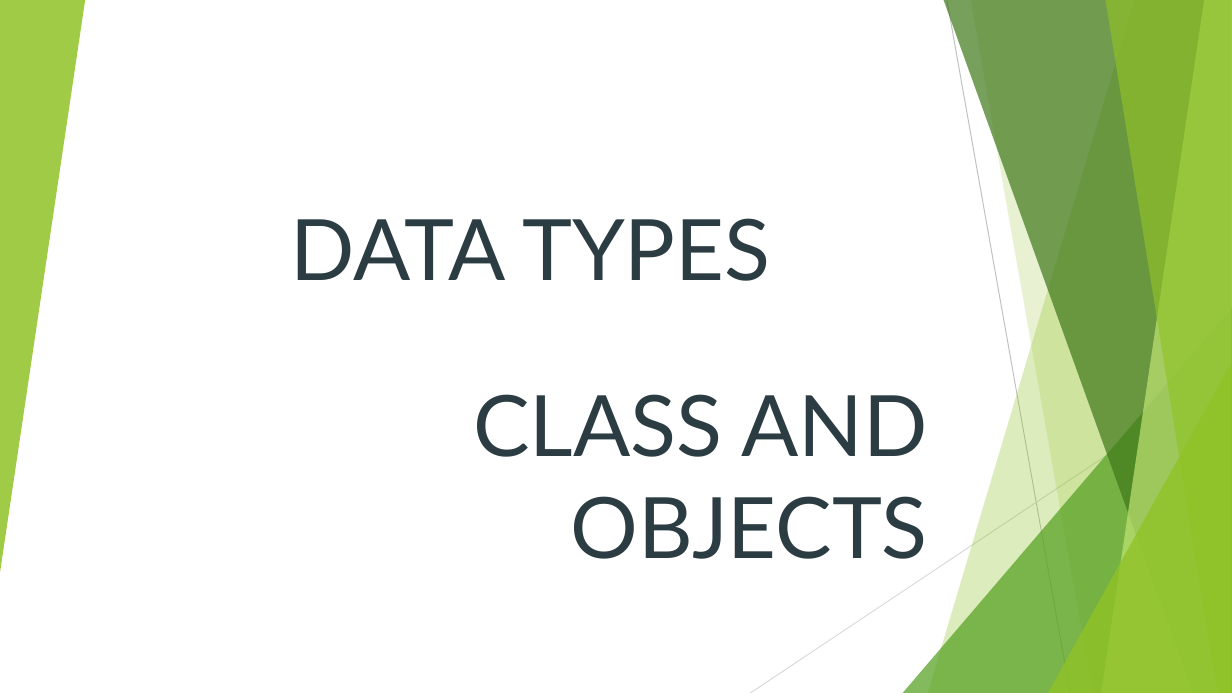
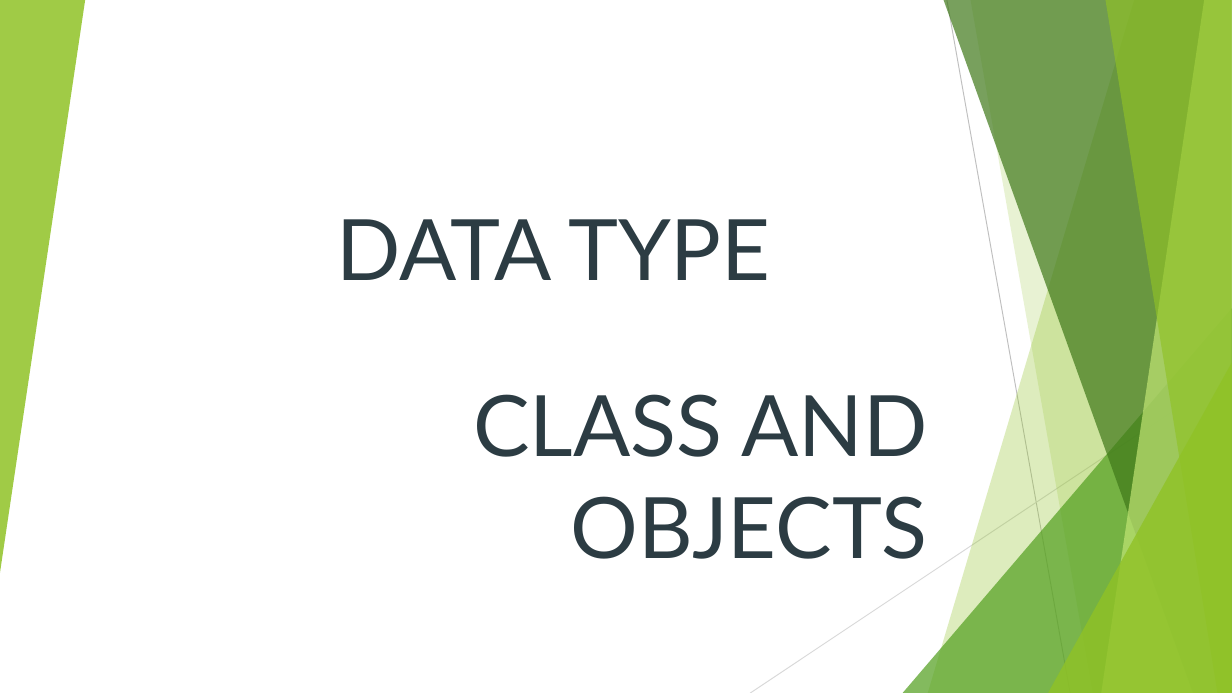
Before and after one commit to shivamsingh7455/DataStructure, a slide deck: slide 1 of Presentation 1.pptx. Drawn at 1232x693 pixels with LibreOffice and Linux fonts; fonts in the diff are those of the drawing. Boxes give left, top, right and bottom in pixels: in the first picture for what was removed or moved away, otherwise in the second. Text is boxed around its words. In the diff, an @@ line names an element or a change of style, - is before the commit and + after.

```diff
--- a/Presentation 1.pptx
+++ b/Presentation 1.pptx
@@ title at box(336, 219, 770, 280): text changed @@
-DATA TYPES
+DATA TYPE
```
Also in this commit, not shown: 4 other slides changed, 3 slides added, 2 slides removed.
